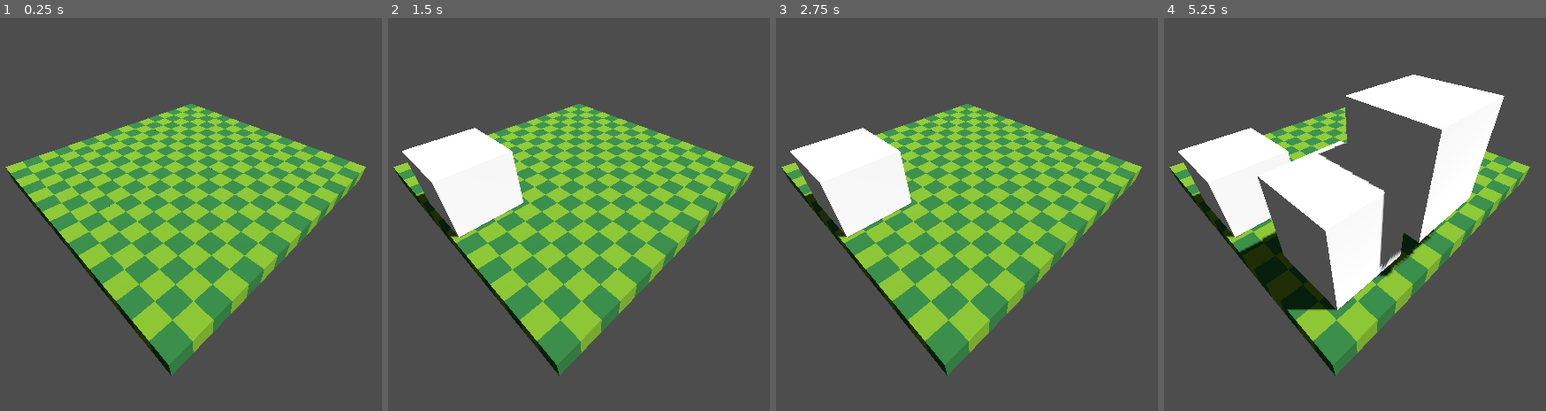
Above: before the commit, frames 1-4 (left to right).
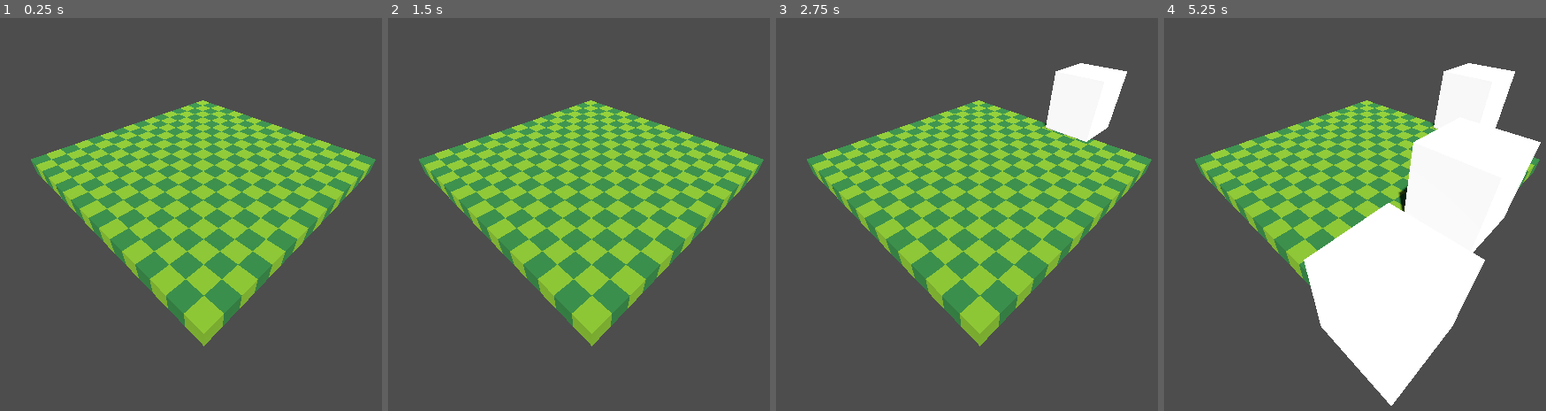
Above: after the commit, the same moments.

Repository: TobiMercader/Iterative-Mushburg
Game: Godot game, scene res://scenes/World.tscn
Same seed, same stepped clock (60 frames per second), same inputs: the game is played once before the commit and once after it.
Inputs (mouse positions are in pixels of both pictures, inside the frame that each line leads up to):
- Up to frame 1 (0.25 s): no input
- Up to frame 2 (1.5 s): tap Enter at 0.5 s; move the mouse to (747, 198) at 0.52 s; click (747, 198) at 0.6 s; tap Space at 1.25 s; move the mouse to (449, 238) at 1.27 s; click (449, 238) at 1.35 s
- Up to frame 3 (2.75 s): tap Enter at 2 s; move the mouse to (1047, 128) at 2.02 s; click (1047, 128) at 2.1 s
- Up to frame 4 (5.25 s): tap Space at 2.75, 4.25 s; move the mouse to (1332, 297) at 2.77 s; click (1332, 297) at 2.85 s; tap Enter at 3.5 s; move the mouse to (outside the picture) at 3.52 s; click (outside the picture) at 3.6 s; move the mouse to (outside the picture) at 4.27 s; click (outside the picture) at 4.35 s; move the mouse to (1400, 218) at 5.02 s; click (1400, 218) at 5.1 s

The runs differ from the first frame. In frame 1, 20% of the frame differs, in the area x 1-99%, y 20-91%; in frame 2, 22%; in frame 3, 25%; in frame 4, 38%, in the area x 1-99%, y 11-99%.

Commit message:
building placement axes problem solved

Diff:
--- a/mesh_library_scene.tscn
+++ b/mesh_library_scene.tscn
@@ -23,6 +23,7 @@
 mesh = SubResource("BoxMesh_vkjlf")
 
 [node name="StaticBody3D" type="StaticBody3D" parent="DarkGreenTile"]
+collision_mask = 3
 
 [node name="CollisionShape3D" type="CollisionShape3D" parent="DarkGreenTile/StaticBody3D"]
 shape = SubResource("BoxShape3D_hkssf")
--- a/project.godot
+++ b/project.godot
@@ -27,3 +27,8 @@
 "events": [Object(InputEventMouseButton,"resource_local_to_scene":false,"resource_name":"","device":-1,"window_id":0,"a …(253 unchanged characters)…
 ]
 }
+
+[layer_names]
+
+3d_physics/layer_1="Terrain"
+3d_physics/layer_2="Buildings"
--- a/scenes/BuilderNode.gd
+++ b/scenes/BuilderNode.gd
@@ -17,7 +17,7 @@
 	#but 100 points foward
 	var rayMouseTo =  rayMouseFrom + camera.project_ray_normal(posMouse) * 100
 	#creates a ray query, used to get info from the ray
-	var rayQuery = PhysicsRayQueryParameters3D.create(rayMouseFrom, rayMouseTo)
+	var rayQuery = PhysicsRayQueryParameters3D.create(rayMouseFrom, rayMouseTo, 1)
 	#reference to the world space (coordinates etc..)
 	var worldSpace = world.get_world_3d().direct_space_state
 	#gets the point that intersected with a collider
--- a/scenes/World.tscn
+++ b/scenes/World.tscn
@@ -16,7 +16,7 @@
 shadow_enabled = true
 
 [node name="Camera3D" type="Camera3D" parent="."]
-transform = Transform3D(0.706255, 0.476674, -0.523436, 0, 0.739361, 0.673309, 0.707958, -0.475528, 0.522177, -1.25297, 9.62785, 18.6778)
+transform = Transform3D(0.706996, -0.476176, 0.522889, -2.1048e-08, 0.739361, 0.673309, -0.707218, -0.476027, 0.522725, 18.5816, 9.62785, 18.6778)
 
 [node name="BuilderNode" type="Node" parent="."]
 script = ExtResource("1_rnwa5")
@@ -28,4 +28,4 @@
 data = {
 "cells": PackedInt32Array(3, 3, 1, 3, 4, 0, 3, 5, 1, 2, 5, 0, 3, 6, 0, 4, 5, 0, 4, 4, 1, 4, 6, 1, 4, 3, 0, 2, 3, 0, 2,  …(3234 unchanged characters)…
 }
-metadata/_editor_floor_ = Vector3(0, 0, 0)
+metadata/_editor_floor_ = Vector3(0, 1, 0)
--- /dev/null
+++ b/scenes/test_building.gd
@@ -0,0 +1 @@
+extends Node3D
--- a/scenes/test_building.tscn
+++ b/scenes/test_building.tscn
@@ -9,6 +9,8 @@
 
 [node name="TestBuildingBody" type="StaticBody3D" parent="."]
 transform = Transform3D(1, 0, 0, 0, 1, 0, 0, 0, 1, 2, 2, -1)
+collision_layer = 2
+collision_mask = 3
 
 [node name="TestBuildingCollision" type="CollisionShape3D" parent="TestBuildingBody"]
 shape = SubResource("BoxShape3D_4vvjo")
Not shown: 4 places in resources/MeshLibrary.tres that only renumber resources
